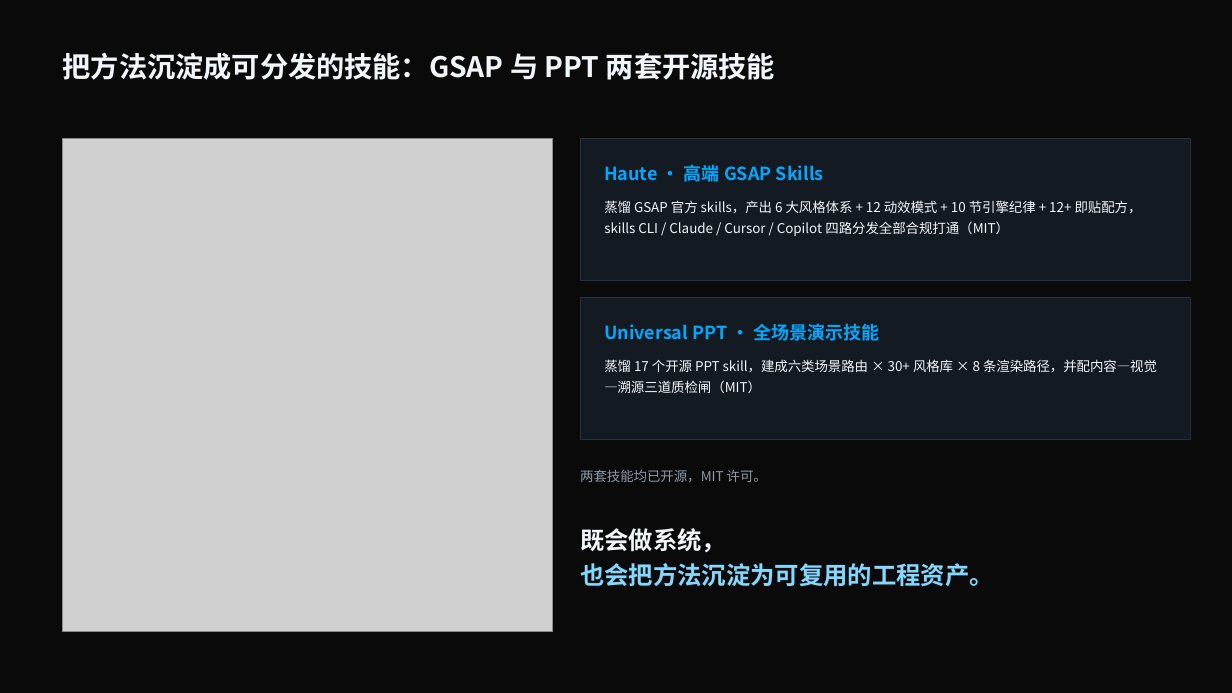
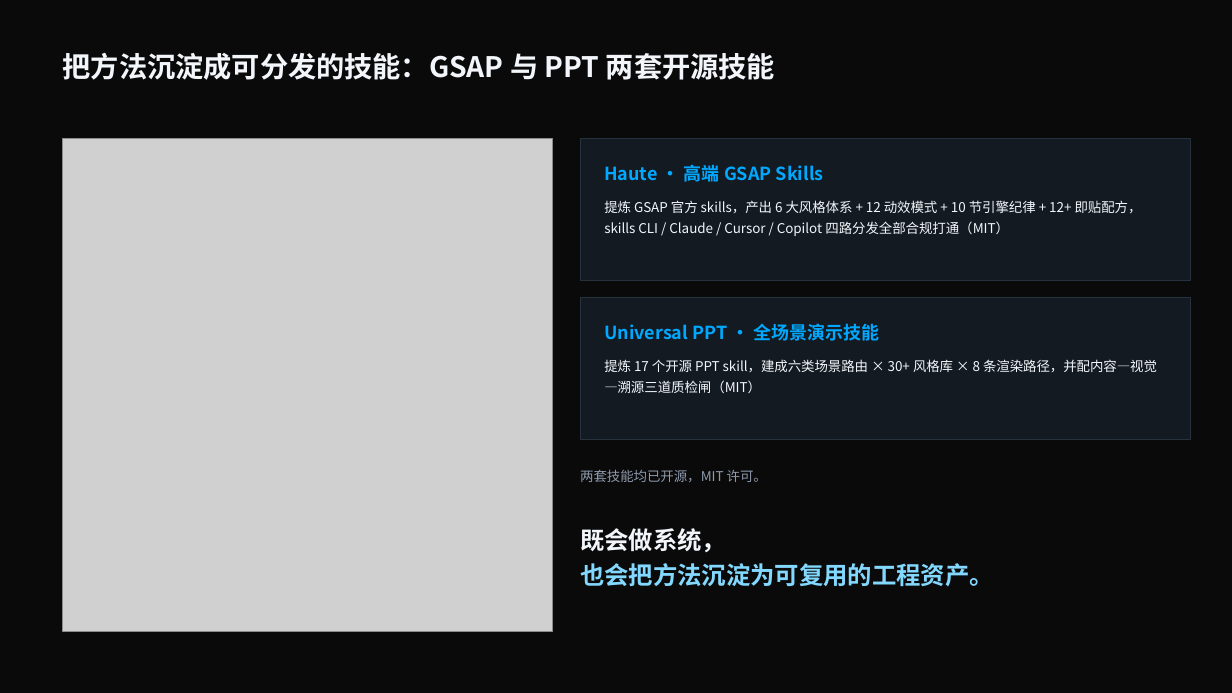
Before and after one commit to WJLGraph/universal-ppt-skills, a slide deck: slide 10 of example/trae_DeepSeek-V4.1-Flash_个人信息介绍.pptx. Drawn at 1232x693 pixels with LibreOffice and Linux fonts; fonts in the diff are those of the drawing; grey boxes stand for pictures. Boxes give left, top, right and bottom in pixels: in the first picture for what was removed or moved away, otherwise in the second. Text is boxed around its words. In the diff, an @@ line names an element or a change of style, - is before the commit and + after.

Commit message:
替换 example deck 讲稿中的「蒸馏」为「提炼」

```diff
--- a/example/trae_DeepSeek-V4.1-Flash_个人信息介绍.pptx
+++ b/example/trae_DeepSeek-V4.1-Flash_个人信息介绍.pptx
@@ text at [604, 200, 1142, 236]: text changed @@
-蒸馏 GSAP 官方 skills，产出 6 大风格体系 + 12 动效模式 + 10 节引擎纪律 + 12+ 即贴配方，skills CLI / Claude / Cursor / Copilot 四路分发全部合规打通（MIT）
+提炼 GSAP 官方 skills，产出 6 大风格体系 + 12 动效模式 + 10 节引擎纪律 + 12+ 即贴配方，skills CLI / Claude / Cursor / Copilot 四路分发全部合规打通（MIT）
@@ text at [604, 359, 1157, 393]: text changed @@
-蒸馏 17 个开源 PPT skill，建成六类场景路由 × 30+ 风格库 × 8 条渲染路径，并配内容—视觉—溯源三道质检闸（MIT）
+提炼 17 个开源 PPT skill，建成六类场景路由 × 30+ 风格库 × 8 条渲染路径，并配内容—视觉—溯源三道质检闸（MIT）
```
Also in this commit, not shown: 1 other slide changed, 3 other files.
